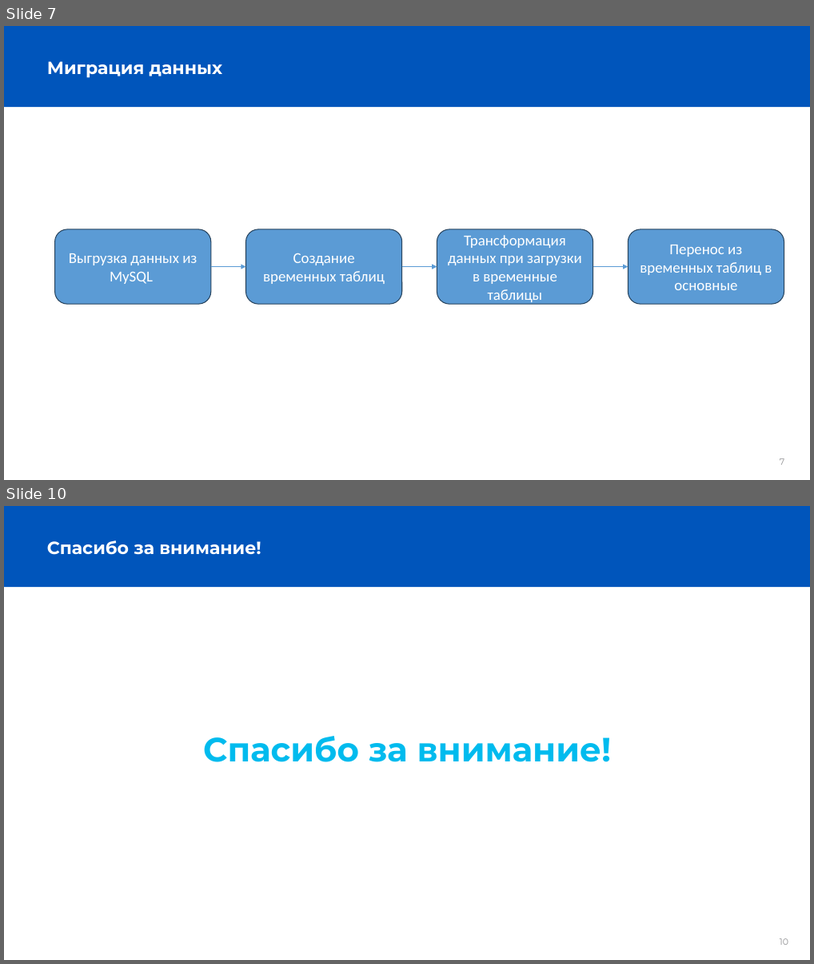
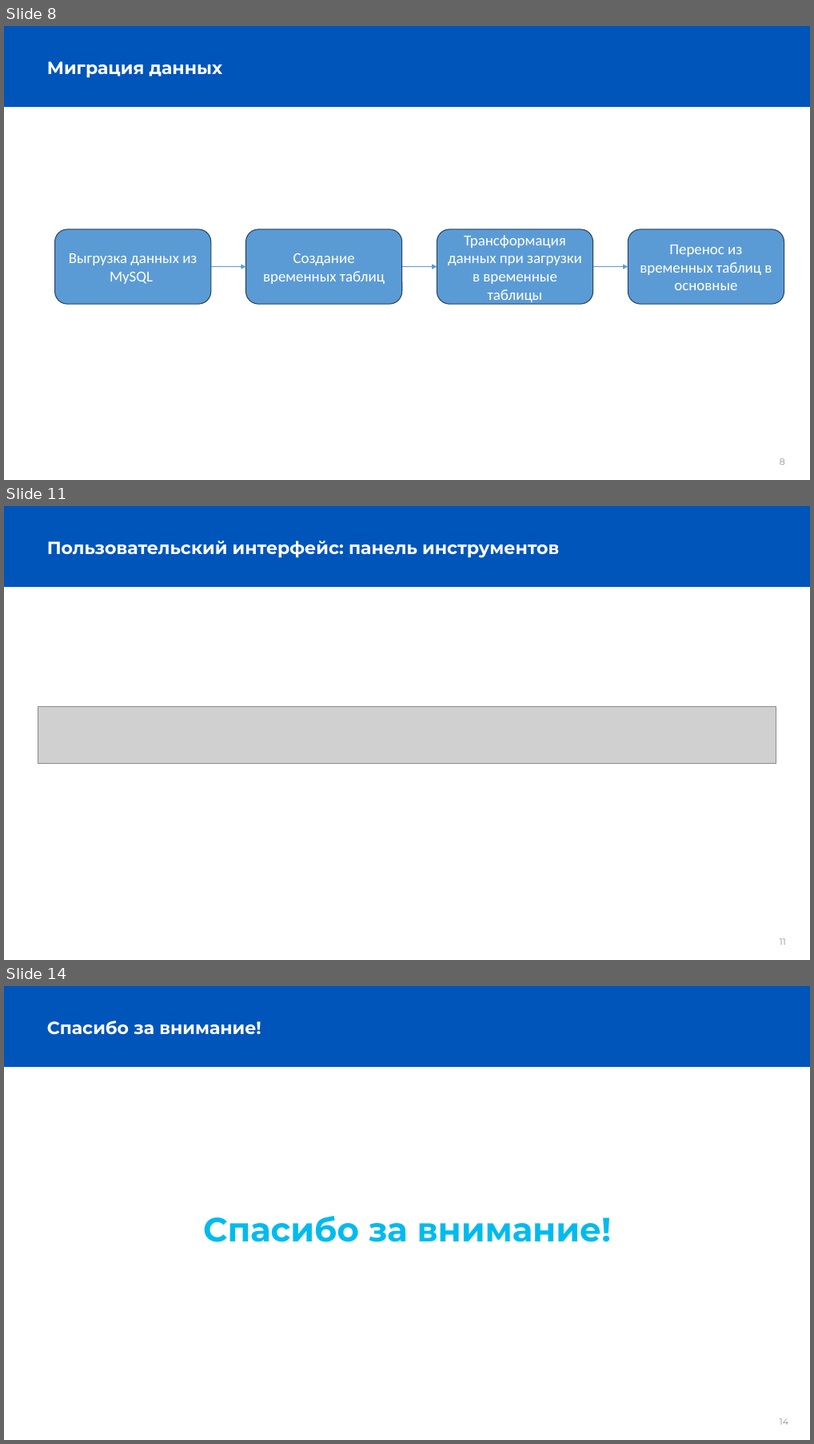
Before and after one commit to MLZayn/Diplome, a slide deck: Диплом.pptx. Shown one above the other, each under a label of ours: slides 7 and 10 before the commit, slides 8, 11 and 14 after it; the slides between them are not shown. The pictures are 814x964 and 814x1444 pixels, drawn with LibreOffice and Linux fonts; fonts in the diff are those of the drawing; grey boxes stand for pictures; background and template pictures are left out. Boxes give left, top, right and bottom in pixels: in the first picture for what was removed or moved away, otherwise in the second. Text is boxed around its words. In the diff, an @@ line names an element or a change of style, - is before the commit and + after.

```diff
--- a/Диплом.pptx
+++ b/Диплом.pptx
@@ slide 11 added at bbox=[4, 506, 810, 960], background #FFFFFF; not listed: 2 template elements that a slide beside it also shows @@
@@ title added at bbox=[47, 540, 559, 558], 21 pt, text #FFFFFF, bold @@
+Пользовательский интерфейс: панель инструментов
@@ picture added at bbox=[38, 706, 777, 763] @@
@@ what was slide 7 is now slide 8 @@
@@ page number at bbox=[780, 458, 786, 464]: text changed @@
-7
+8
@@ what was slide 10 is now slide 14 @@
@@ page number at bbox=[780, 1418, 789, 1424]: text changed @@
-10
+14
```
Also in this commit, not shown: 1 slide changed, 4 other slides added, 1 slide removed.
